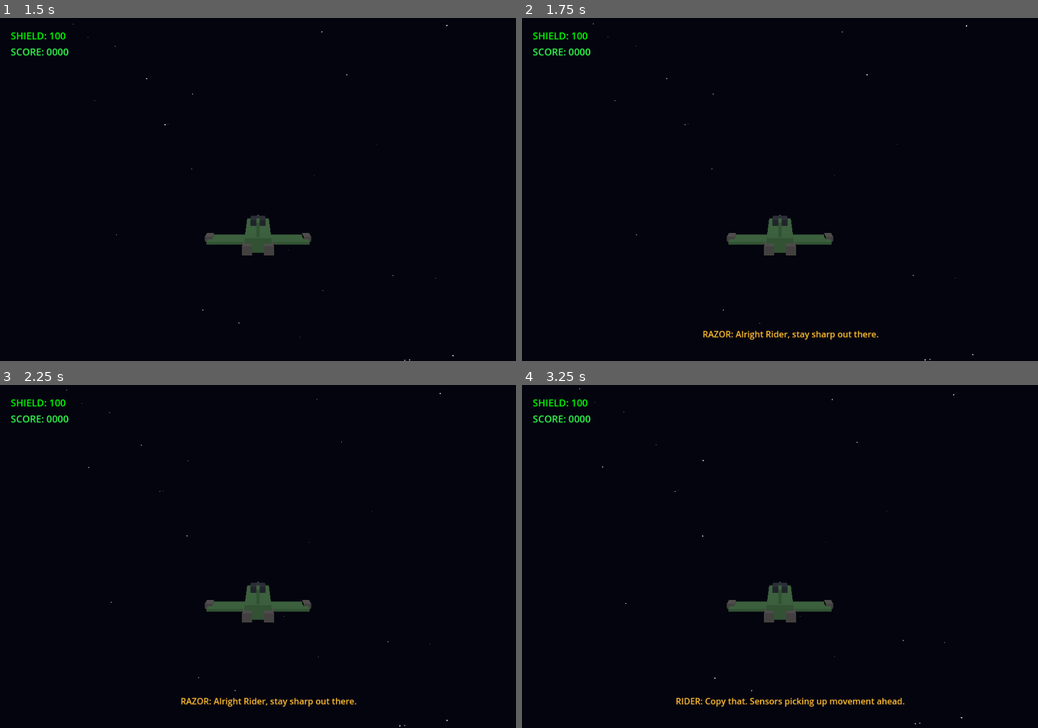
Above: before the commit, frames 1-4 (two rows, left to right).
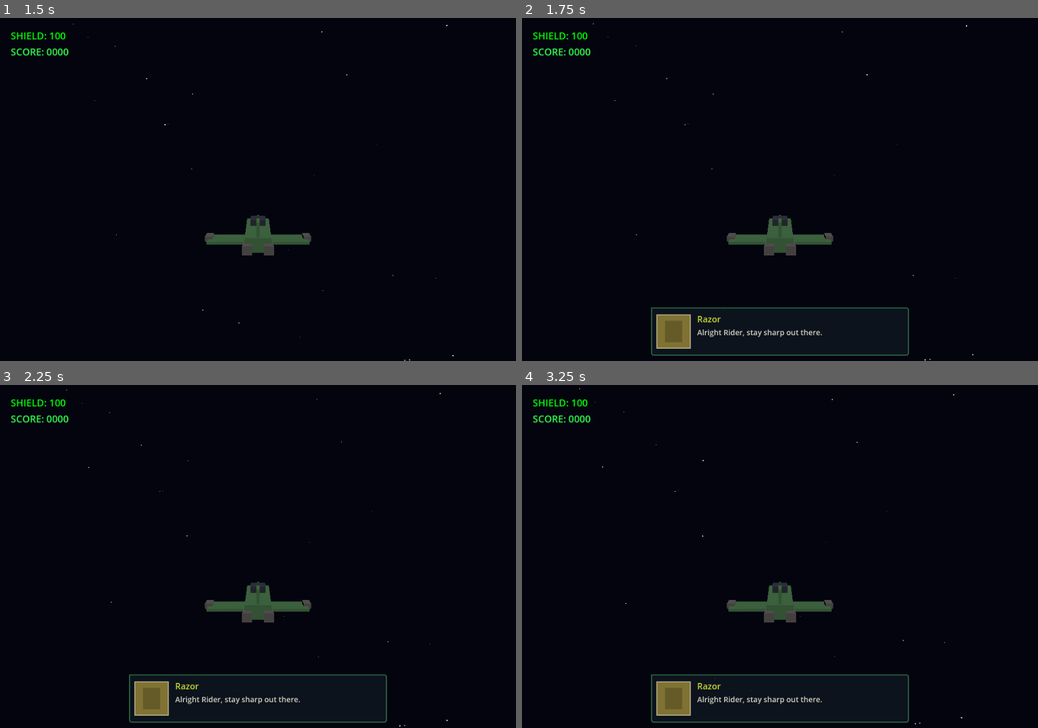
Above: after the commit, the same moments.

Repository: mitchins/salamander-wing-game
Game: Godot game, scene res://scenes/Main.tscn
Same seed, same stepped clock (60 frames per second), same inputs: the game is played once before the commit and once after it.
Inputs:
- Up to frame 1 (1.5 s): tap Enter at 0.5 s; hold D (move_right) 0.53-1.28 s; hold Space (fire) 0.53-1.28 s; hold S (move_down) from 1.28 s (still down); tap 1 at 1.35 s
- Up to frame 2 (1.75 s): keep holding S (move_down)
- Up to frame 3 (2.25 s): release S (move_down) at 2.03 s; hold D (move_right) from 2.03 s (still down); tap 2 at 2.1 s
- Up to frame 4 (3.25 s): release D (move_right) at 2.78 s; hold W (move_up) from 2.78 s (still down); tap Space (fire) at 2.85 s

Frame 1 is identical in both runs. In frame 2, 1.7% of the frame differs, in the area x 25-75%, y 84-99%; in frame 3, 1.7%; in frame 4, 1.8%.

Commit message:
feat: Implement Comms system for character dialogue with portraits and voice-over support

Diff:
--- a/project.godot
+++ b/project.godot
@@ -14,6 +14,10 @@
 run/main_scene="res://scenes/Main.tscn"
 config/features=PackedStringArray("4.5", "Forward Plus")
 config/icon="res://icon.svg"
+
+[autoload]
+
+Comms="*res://scripts/CommsManager.gd"
 
 [display]
 
--- /dev/null
+++ b/scripts/CommsManager.gd
@@ -0,0 +1,170 @@
+extends Node
+class_name CommsManager
+
+## Global Comms Manager - Wing Commander-style talking head system
+## Usage: Comms.say("RAZOR", "Line of dialogue", 3.0)
+##
+## Character registry with callsigns, display names, colors, and portrait paths.
+## VO clips can be added later via the audio_id parameter.
+
+const DEFAULT_DURATION := 3.5
+
+## Character registry - add new characters here
+const CHARACTERS := {
+	"RIDER": {
+		"display_name": "Rider",
+		"portrait_path": "res://portraits/rider.png",
+		"color": Color(0.7, 1.0, 0.7)  # Soft green - player character
+	},
+	"RAZOR": {
+		"display_name": "Razor",
+		"portrait_path": "res://portraits/razor.png",
+		"color": Color(1.0, 0.85, 0.3)  # Amber/gold - wingman
+	},
+	"SPARKS": {
+		"display_name": "Sparks",
+		"portrait_path": "res://portraits/sparks.png",
+		"color": Color(0.5, 0.9, 1.0)  # Cyan - tech/mechanic
+	},
+	"VERA": {
+		"display_name": "Lt. Kane",
+		"portrait_path": "res://portraits/vera.png",
+		"color": Color(1.0, 0.6, 0.4)  # Orange - ops officer
+	},
+	"STONE": {
+		"display_name": "Col. Stone",
+		"portrait_path": "res://portraits/stone.png",
+		"color": Color(1.0, 0.75, 0.75)  # Pinkish - commander
+	}
+}
+
+var _panel: Node = null  # CommsPanel instance
+var _portraits_cache: Dictionary = {}
+var _message_queue: Array = []  # Queue of pending messages
+var _voice_player: AudioStreamPlayer = null
+
+const COMMS_PANEL_SCENE = preload("res://ui/CommsPanel.tscn")
+
+func _ready() -> void:
+	# Instantiate CommsPanel and add to scene tree
+	_panel = COMMS_PANEL_SCENE.instantiate()
+	get_tree().root.call_deferred("add_child", _panel)
+
+	# Set up voice player for future VO support
+	_voice_player = AudioStreamPlayer.new()
+	_voice_player.bus = "Master"  # Change to "VO" or "SFX" if those buses exist
+	add_child(_voice_player)
+
+func _process(_delta: float) -> void:
+	# Process message queue
+	if _panel and not _panel.is_showing() and _message_queue.size() > 0:
+		var next_msg = _message_queue.pop_front()
+		_show_message(next_msg.speaker_id, next_msg.text, next_msg.duration, next_msg.audio_id)
+
+## Main API - call this from anywhere to show a comms message
+## speaker_id: Character key from CHARACTERS dictionary (e.g., "RAZOR")
+## text: Dialogue line to display
+## duration: How long to show (default 3.5 seconds)
+## audio_id: Optional voice clip filename (without path/extension)
+func say(speaker_id: String, text: String, duration: float = DEFAULT_DURATION, audio_id: String = "") -> void:
+	if not CHARACTERS.has(speaker_id):
+		push_warning("CommsManager: Unknown speaker_id '%s'" % speaker_id)
+		return
+
+	# If panel is currently showing, queue this message
+	if _panel and _panel.is_showing():
+		_message_queue.append({
+			"speaker_id": speaker_id,
+			"text": text,
+			"duration": duration,
+			"audio_id": audio_id
+		})
+	else:
+		_show_message(speaker_id, text, duration, audio_id)
+
+## Immediately show a message (bypasses queue, interrupts current)
+func say_immediate(speaker_id: String, text: String, duration: float = DEFAULT_DURATION, audio_id: String = "") -> void:
+	if not CHARACTERS.has(speaker_id):
+		push_warning("CommsManager: Unknown speaker_id '%s'" % speaker_id)
+		return
+
+	# Clear queue and show immediately
+	_message_queue.clear()
+	_show_message(speaker_id, text, duration, audio_id)
+
+## Clear the message queue and hide current message
+func clear() -> void:
+	_message_queue.clear()
+	if _panel:
+		_panel.hide_message()
+
+func _show_message(speaker_id: String, text: String, duration: float, audio_id: String) -> void:
+	var char_data = CHARACTERS[speaker_id]
+	var portrait := _get_portrait(char_data.get("portrait_path", ""))
+	var display_name: String = char_data.get("display_name", speaker_id)
+	var color: Color = char_data.get("color", Color.WHITE)
+
+	if _panel:
+		_panel.show_message(portrait, display_name, text, color, duration)
+
+	_play_voice(audio_id)
+
+func _get_portrait(path: String) -> Texture2D:
+	if path == "":
+		return null
+
+	# Check cache first
+	if _portraits_cache.has(path):
+		return _portraits_cache[path]
+
+	# Load and cache
+	if ResourceLoader.exists(path):
+		var tex: Texture2D = load(path)
+		_portraits_cache[path] = tex
+		return tex
+	else:
+		# Create a placeholder texture if file doesn't exist
+		var placeholder := _create_placeholder_portrait(path)
+		_portraits_cache[path] = placeholder
+		return placeholder
+
+func _create_placeholder_portrait(path: String) -> ImageTexture:
+	# Determine color based on character name in path
+	var color := Color(0.3, 0.3, 0.35)  # Default grey
+	if "rider" in path.to_lower():
+		color = Color(0.3, 0.5, 0.35)
+	elif "razor" in path.to_lower():
+		color = Color(0.5, 0.45, 0.2)
+	elif "sparks" in path.to_lower():
+		color = Color(0.2, 0.4, 0.5)
+	elif "vera" in path.to_lower():
+		color = Color(0.5, 0.35, 0.25)
+	elif "stone" in path.to_lower():
+		color = Color(0.45, 0.35, 0.35)
+
+	var img := Image.create(64, 64, false, Image.FORMAT_RGBA8)
+	img.fill(color)
+
+	# Simple border
+	for x in range(64):
+		for y in range(64):
+			if x < 2 or x > 61 or y < 2 or y > 61:
+				img.set_pixel(x, y, color.lightened(0.4))
+
+	# Inner "face" area
+	for x in range(16, 48):
+		for y in range(12, 52):
+			var current := img.get_pixel(x, y)
+			img.set_pixel(x, y, current.darkened(0.2))
+
+	var tex := ImageTexture.create_from_image(img)
+	return tex
+
+func _play_voice(audio_id: String) -> void:
+	if audio_id == "":
+		return
+
+	var path := "res://vo/%s.ogg" % audio_id
+	if ResourceLoader.exists(path):
+		_voice_player.stream = load(path)
+		_voice_player.play()
--- /dev/null
+++ b/scripts/CommsPanel.gd
@@ -0,0 +1,48 @@
+extends CanvasLayer
+class_name CommsPanel
+
+## Wing Commander-style talking head / comms panel
+## Shows character portrait, name, and dialogue text
+## Controlled via CommsManager.say() API
+
+@onready var panel_container: PanelContainer = $PanelContainer
+@onready var portrait_rect: TextureRect = $PanelContainer/MarginContainer/HBoxContainer/Portrait
+@onready var name_label: Label = $PanelContainer/MarginContainer/HBoxContainer/VBoxContainer/NameLabel
+@onready var text_label: Label = $PanelContainer/MarginContainer/HBoxContainer/VBoxContainer/TextLabel
+
+var _hide_timer: float = 0.0
+var _visible_duration: float = 0.0
+var _is_showing: bool = false
+
+func _ready() -> void:
+	layer = 11  # Above HUD layer (10)
+	visible = false
+
+func show_message(portrait: Texture2D, char_name: String, text: String, color: Color, duration: float) -> void:
+	if portrait_rect:
+		portrait_rect.texture = portrait
+	if name_label:
+		name_label.text = char_name
+		name_label.modulate = color
+	if text_label:
+		text_label.text = text
+
+	_visible_duration = duration
+	_hide_timer = 0.0
+	_is_showing = true
+	visible = true
+
+func hide_message() -> void:
+	_is_showing = false
+	visible = false
+
+func is_showing() -> bool:
+	return _is_showing
+
+func _process(delta: float) -> void:
+	if not _is_showing:
+		return
+
+	_hide_timer += delta
+	if _hide_timer >= _visible_duration:
+		hide_message()
--- a/scripts/Main.gd
+++ b/scripts/Main.gd
@@ -34,15 +34,15 @@
 var _pre_combat_score: int = 0
 var _pre_combat_shield: int = 0
 
-# Chatter lines for cinematic segments
-var _chatter_lines: Array[String] = [
-	"RAZOR: Alright Rider, stay sharp out there.",
-	"RIDER: Copy that. Sensors picking up movement ahead.",
-	"RAZOR: Don't get cocky. These bogeys are fast.",
-	"RIDER: Contact in 5... 4... 3...",
+# Cinematic comms sequence (speaker_id, text, duration)
+var _cinematic_comms: Array = [
+	["RAZOR", "Alright Rider, stay sharp out there.", 2.5],
+	["RIDER", "Copy that. Sensors picking up movement ahead.", 2.5],
+	["RAZOR", "Don't get cocky. These bogeys are fast.", 2.5],
+	["RIDER", "Contact in 5... 4... 3...", 2.0],
 ]
-var _chatter_index: int = 0
-var _chatter_timer: float = 0.0
+var _comms_index: int = 0
+var _comms_timer: float = 0.0
 
 func _ready() -> void:
 	# Set up connections
@@ -103,21 +103,23 @@
 	print("[STATE] Entering CINEMATIC")
 	player.input_enabled = false
 	enemy_spawner.spawning_enabled = false
-	_chatter_index = 0
-	_chatter_timer = 0.0
+	_comms_index = 0
+	_comms_timer = 0.0
 	hud.hide_crosshair()
-	hud.show_chatter("")
+	hud.show_chatter("")  # Clear old chatter label
+	Comms.clear()  # Clear any pending comms
 
 func _update_cinematic(delta: float) -> void:
-	# Display chatter lines periodically
-	_chatter_timer += delta
-	var chatter_interval = cinematic_duration / (_chatter_lines.size() + 1)
-
-	if _chatter_index < _chatter_lines.size():
-		if _chatter_timer > chatter_interval:
-			_chatter_timer = 0.0
-			hud.show_chatter(_chatter_lines[_chatter_index])
-			_chatter_index += 1
+	# Display comms messages periodically
+	_comms_timer += delta
+	var comms_interval = cinematic_duration / (_cinematic_comms.size() + 1)
+
+	if _comms_index < _cinematic_comms.size():
+		if _comms_timer > comms_interval:
+			_comms_timer = 0.0
+			var msg = _cinematic_comms[_comms_index]
+			Comms.say(msg[0], msg[1], msg[2])
+			_comms_index += 1
 
 	# Transition to QTE after duration
 	if state_time > cinematic_duration:
@@ -133,6 +135,9 @@
 
 	# Slow time for dramatic effect
 	Engine.time_scale = 0.7
+
+	# Comms: Vera announces incoming threat
+	Comms.say_immediate("VERA", "Incoming threat detected. Stand by for tactical options.", 3.0)
 
 	# Spawn QTE overlay
 	_qte_overlay = QTE_OVERLAY_SCENE.instantiate()
@@ -163,12 +168,12 @@
 			# Fewer enemies, but take a small scripted hit
 			enemy_spawner.configure_wave("evade")
 			game_controller.player_hit(10)  # Scripted graze damage
-			hud.show_chatter("RIDER: Breaking hard! Took a scrape...")
+			Comms.say_immediate("STONE", "You break formation, you own the fallout, Rider.", 2.5)
 			player.trigger_camera_shake(0.3, 0.15)
 		"hold":
 			# More enemies, higher risk/reward
 			enemy_spawner.configure_wave("hold")
-			hud.show_chatter("RIDER: Holding course. Here they come!")
+			Comms.say_immediate("STONE", "Hold the line. No one turns tail on my watch.", 2.5)
 
 	enter_state(State.COMBAT)
 
@@ -186,8 +191,8 @@
 	_pre_combat_score = game_controller.score
 	_pre_combat_shield = game_controller.shield
 
-	# Clear chatter after a moment
-	await get_tree().create_timer(2.0).timeout
+	# Clear any pending comms after a moment
+	await get_tree().create_timer(2.5).timeout
 	if state == State.COMBAT:
 		hud.show_chatter("")
 
@@ -224,9 +229,13 @@
 	await get_tree().create_timer(summary_duration).timeout
 
 	hud.hide_combat_summary()
-	hud.show_chatter("RAZOR: Good work, Rider. Returning to formation.")
+	Comms.say("SPARKS", "Ship's still in one piece... this time.", 3.0)
 
 	# Small delay before returning to cinematic
+	await get_tree().create_timer(2.0).timeout
+
+	Comms.say("RAZOR", "Good work, Rider. Returning to formation.", 2.5)
+
 	await get_tree().create_timer(1.5).timeout
 
 	enter_state(State.CINEMATIC)
--- /dev/null
+++ b/scripts/tools/generate_portraits.gd
@@ -0,0 +1,40 @@
+@tool
+extends EditorScript
+
+## Run this script in the Godot editor (Script → Run) to generate placeholder portraits.
+## Creates simple colored rectangles with initials for each character.
+
+func _run() -> void:
+	var characters := {
+		"rider": Color(0.3, 0.5, 0.35),   # Green
+		"razor": Color(0.5, 0.45, 0.2),   # Gold/brown
+		"sparks": Color(0.2, 0.4, 0.5),   # Cyan/blue
+		"vera": Color(0.5, 0.35, 0.25),   # Orange/brown
+		"stone": Color(0.45, 0.35, 0.35)  # Pinkish grey
+	}
+
+	for char_name in characters:
+		var color: Color = characters[char_name]
+		var img := Image.create(64, 64, false, Image.FORMAT_RGBA8)
+
+		# Fill with character color
+		img.fill(color)
+
+		# Add a simple border
+		for x in range(64):
+			for y in range(64):
+				if x < 2 or x > 61 or y < 2 or y > 61:
+					img.set_pixel(x, y, color.lightened(0.3))
+
+		# Add a darker inner square to suggest a face area
+		for x in range(16, 48):
+			for y in range(12, 52):
+				var current := img.get_pixel(x, y)
+				img.set_pixel(x, y, current.darkened(0.15))
+
+		# Save
+		var path := "res://portraits/%s.png" % char_name
+		img.save_png(path)
+		print("Created: %s" % path)
+
+	print("Done! Placeholder portraits created.")
--- /dev/null
+++ b/ui/CommsPanel.tscn
@@ -0,0 +1,79 @@
+[gd_scene load_steps=4 format=3 uid="uid://commspanel_main"]
+
+[ext_resource type="Script" path="res://scripts/CommsPanel.gd" id="1_comms"]
+
+[sub_resource type="StyleBoxFlat" id="StyleBoxFlat_panel"]
+bg_color = Color(0.05, 0.08, 0.12, 0.9)
+border_width_left = 2
+border_width_top = 2
+border_width_right = 2
+border_width_bottom = 2
+border_color = Color(0.2, 0.5, 0.3, 0.8)
+corner_radius_left_top = 4
+corner_radius_top_right = 4
+corner_radius_bottom_right = 4
+corner_radius_bottom_left = 4
+
+[sub_resource type="LabelSettings" id="LabelSettings_name"]
+font_size = 16
+font_color = Color(0.8, 1.0, 0.8, 1)
+outline_size = 1
+outline_color = Color(0, 0.1, 0.05, 1)
+
+[sub_resource type="LabelSettings" id="LabelSettings_text"]
+font_size = 14
+font_color = Color(0.85, 0.85, 0.8, 1)
+outline_size = 1
+outline_color = Color(0.05, 0.05, 0.05, 1)
+
+[node name="CommsPanel" type="CanvasLayer"]
+layer = 11
+script = ExtResource("1_comms")
+
+[node name="PanelContainer" type="PanelContainer" parent="."]
+anchors_preset = 7
+anchor_left = 0.5
+anchor_top = 1.0
+anchor_right = 0.5
+anchor_bottom = 1.0
+offset_left = -240.0
+offset_top = -100.0
+offset_right = 240.0
+offset_bottom = -10.0
+grow_horizontal = 2
+grow_vertical = 0
+theme_override_styles/panel = SubResource("StyleBoxFlat_panel")
+
+[node name="MarginContainer" type="MarginContainer" parent="PanelContainer"]
+layout_mode = 2
+theme_override_constants/margin_left = 8
+theme_override_constants/margin_top = 8
+theme_override_constants/margin_right = 8
+theme_override_constants/margin_bottom = 8
+
+[node name="HBoxContainer" type="HBoxContainer" parent="PanelContainer/MarginContainer"]
+layout_mode = 2
+theme_override_constants/separation = 12
+
+[node name="Portrait" type="TextureRect" parent="PanelContainer/MarginContainer/HBoxContainer"]
+custom_minimum_size = Vector2(64, 64)
+layout_mode = 2
+expand_mode = 1
+stretch_mode = 5
+
+[node name="VBoxContainer" type="VBoxContainer" parent="PanelContainer/MarginContainer/HBoxContainer"]
+layout_mode = 2
+size_flags_horizontal = 3
+theme_override_constants/separation = 4
+
+[node name="NameLabel" type="Label" parent="PanelContainer/MarginContainer/HBoxContainer/VBoxContainer"]
+layout_mode = 2
+text = "CALLSIGN"
+label_settings = SubResource("LabelSettings_name")
+
+[node name="TextLabel" type="Label" parent="PanelContainer/MarginContainer/HBoxContainer/VBoxContainer"]
+layout_mode = 2
+size_flags_vertical = 3
+text = "Dialogue text goes here..."
+label_settings = SubResource("LabelSettings_text")
+autowrap_mode = 2
Not shown, added: scripts/CommsManager.gd.uid
Not shown, added: scripts/CommsPanel.gd.uid
Not shown, added: scripts/tools/generate_portraits.gd.uid
Not shown, changed: README.md
Not shown, added: vo/README.md
